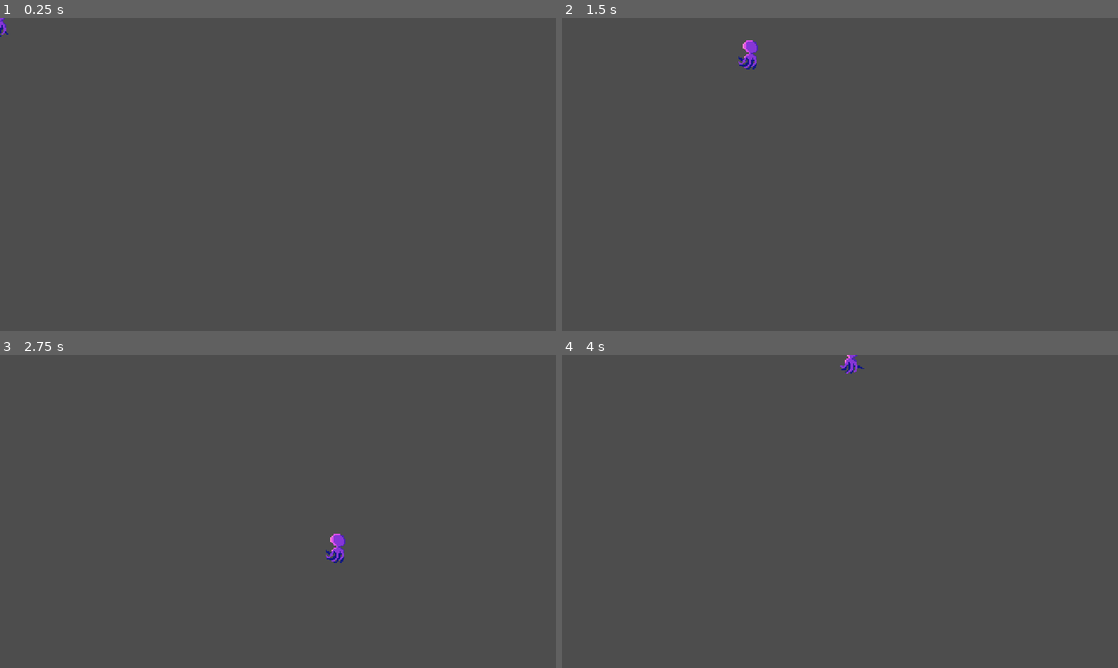
Above: before the commit, frames 1-4 (two rows, left to right).
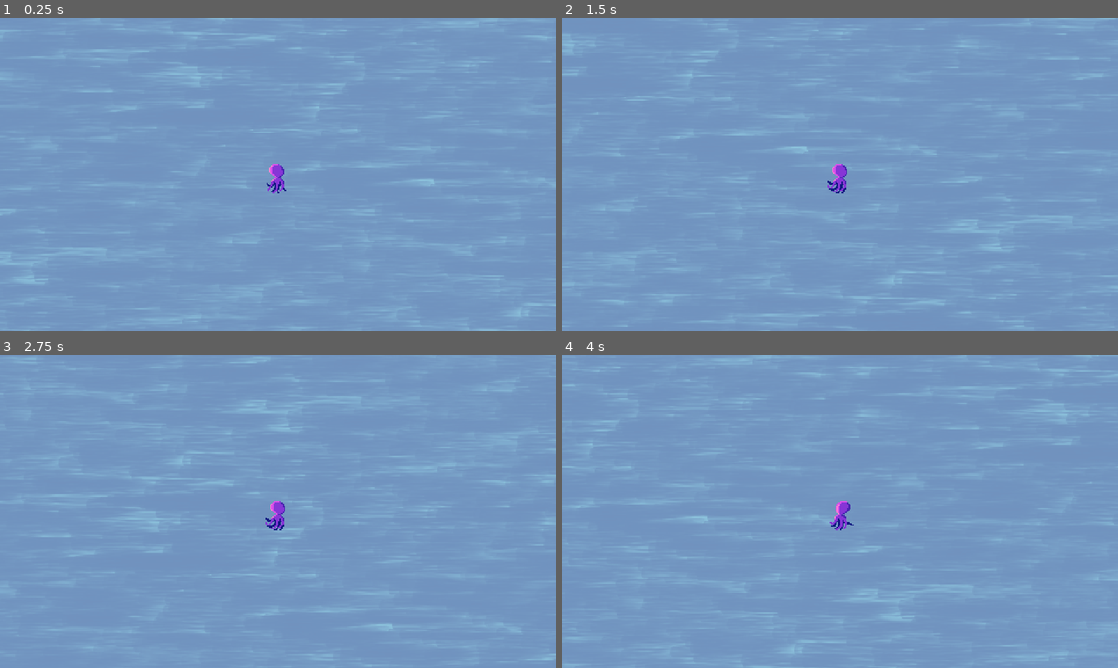
Above: after the commit, the same moments.

Repository: Igonorant/perfect-form
Game: Godot game, scene res://main.tscn
The game is run twice, just before and just after one commit, with the same random seed, the same clock (stepped at 60 frames per second) and the same inputs.
Inputs:
- Up to frame 1 (0.25 s): no input
- Up to frame 2 (1.5 s): tap Enter at 0.5 s; hold D (p_right) 0.53-1.28 s; hold S (p_down) from 1.28 s (still down)
- Up to frame 3 (2.75 s): release S (p_down) at 2.03 s; hold D (p_right) from 2.03 s (still down)
- Up to frame 4 (4 s): release D (p_right) at 2.78 s; hold W (p_up) 2.78-3.53 s; hold A (p_left) from 3.53 s (still down)

The runs differ from the first frame. In frame 1, 100% of the frame differs, in the area x 0-100%, y 0-100%; in frame 2, 100%; in frame 3, 100%; in frame 4, 100%.

Commit message:
Add background to main arena

Diff:
--- a/main.tscn
+++ b/main.tscn
@@ -1,5 +1,6 @@
-[gd_scene load_steps=4 format=3 uid="uid://8n26rybr8n1l"]
+[gd_scene load_steps=5 format=3 uid="uid://8n26rybr8n1l"]
 
+[ext_resource type="Texture2D" uid="uid://da84xdwe4qrwk" path="res://assets/background.png" id="1_h2yge"]
 [ext_resource type="PackedScene" uid="uid://ysqf1q1kqnag" path="res://player.tscn" id="1_ig7tw"]
 [ext_resource type="Script" uid="uid://cib84g5od1p6b" path="res://status_res.gd" id="2_0xm2m"]
 
@@ -32,5 +33,10 @@
 
 [node name="Arena" type="Node" parent="."]
 
+[node name="Background" type="Sprite2D" parent="Arena"]
+texture = ExtResource("1_h2yge")
+
 [node name="Player" parent="Arena" instance=ExtResource("1_ig7tw")]
 status = SubResource("Resource_h2yge")
+
+[node name="Camera2D" type="Camera2D" parent="Arena/Player"]
Binary file added: assets/background.png
Not shown, added: assets/background.png.import
